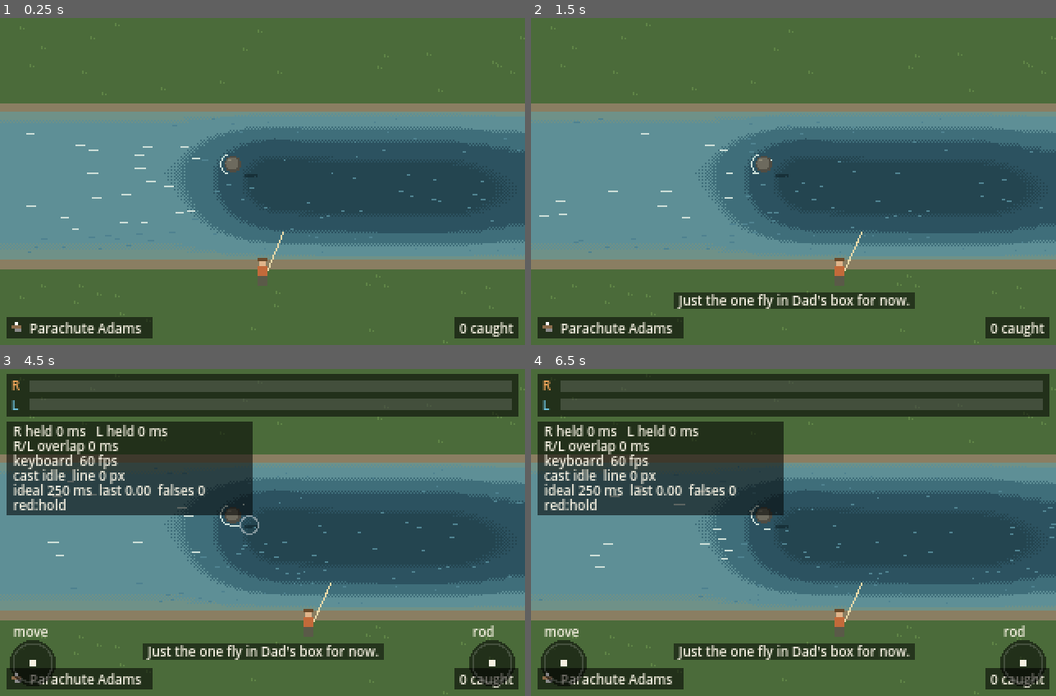
Above: before the commit, frames 1-4 (two rows, left to right).
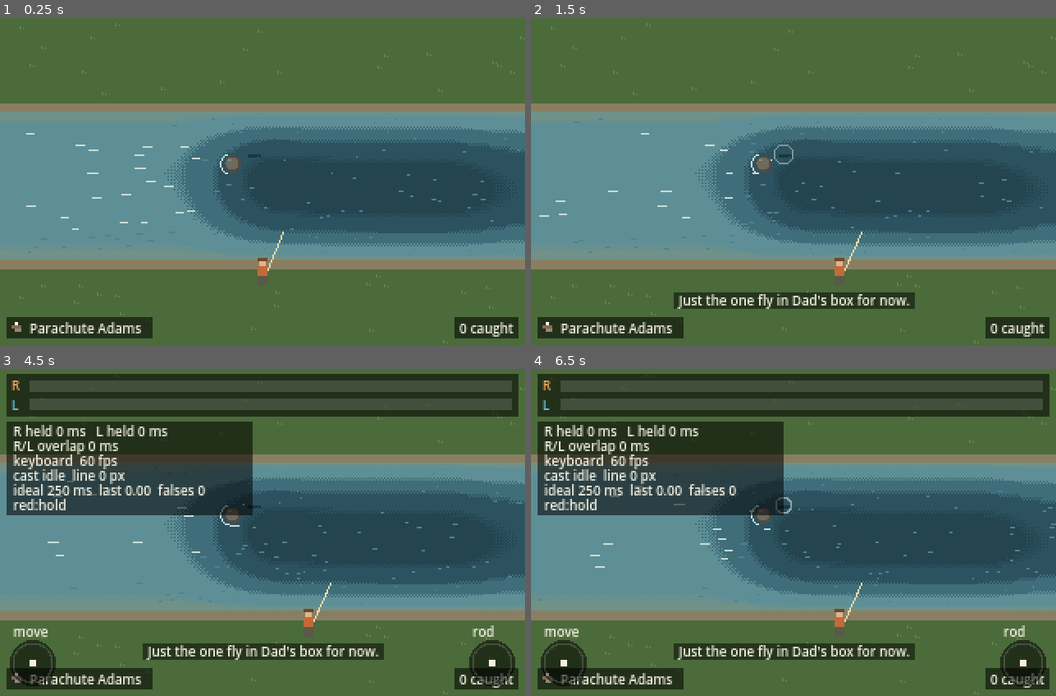
Above: after the commit, the same moments.

Repository: travernorm/Lodge
Game: Godot game, scene res://scenes/main.tscn
The game is run twice, just before and just after one commit, with the same random seed, the same clock (stepped at 60 frames per second) and the same inputs.
Inputs (mouse positions are in pixels of both pictures, inside the frame that each line leads up to):
- Up to frame 1 (0.25 s): no input
- Up to frame 2 (1.5 s): move the mouse to (909, 165) at 0.52 s; hold D (move_right) 0.53-1.25 s; tap F (change_fly) at 0.6 s; click (909, 165) at 0.67 s; drag from (688, 197) to (767, 246) at 1.27 s
- Up to frame 3 (4.5 s): move the mouse to (315, 460) at 2.02 s; hold D (move_right) 2.03-2.75 s; tap F (change_fly) at 2.1, 3.6 s; drag from (236, 597) to (105, 483) at 2.77 s; move the mouse to (420, 581) at 3.52 s; hold A (move_left) 3.53-4.25 s; tap F1 (toggle_debug) at 4.15 s; drag from (105, 483) to (183, 450) at 4.27 s
- Up to frame 4 (6.5 s): move the mouse to (819, 532) at 5.02 s; hold Backspace (back) 5.03-5.75 s; tap F (change_fly) at 5.1 s; click (819, 532) at 5.17 s; drag from (714, 450) to (688, 548) at 5.77 s

The runs differ from the first frame. In frame 1, less than 0.1% of the frame differs, in the area x 46-50%, y 41-49%; in frame 2, less than 0.1%, in the area x 46-50%, y 38-49%; in frame 3, less than 0.1%; in frame 4, less than 0.1%.

Commit message:
Trout pick their lie from the river field
Fish now hold in a cell of the river's lie map inside their species area,
weighted toward the best lies, and fall back to any spot in the area when
there is no good water. The redband now sits in the boulder pocket at the
pool head. The read-the-water view rings where each trout is holding.

Co-Authored-By: Claude Opus 5.5 <noreply@anthropic.com>
Claude-Session: https://claude.ai/code/session_011A7L2oiHgVY4F9fXAin49G

Diff:
--- a/data/fish/redband.tres
+++ b/data/fish/redband.tres
@@ -6,7 +6,7 @@
 script = ExtResource("1_species")
 id = &"redband"
 display_name = "Redband Rainbow"
-description = "The desert-side rainbow of Eastern Oregon. Holds in the middle of the pool and sips mayflies off the top."
+description = "The desert-side rainbow of Eastern Oregon. Holds in the slack water behind the boulder at the head of the pool, darting out to sip mayflies drifting down the seams."
 color = Color(0.3, 0.34, 0.3, 1)
 lie_area = Rect2(150, 74, 50, 24)
 preferred_flies = PackedStringArray("parachute_adams")
--- a/scripts/debug_overlay.gd
+++ b/scripts/debug_overlay.gd
@@ -10,7 +10,8 @@
 ##
 ## Read-the-water view draws the river field the fly drifts on: current arrows
 ## (longer and whiter is faster), the thalweg (deepest, fastest line), seams
-## (where the speed changes sharply) and green cells where a trout would hold.
+## (where the speed changes sharply), green cells where a trout would hold, and
+## a white ring where each trout is actually holding.
 
 const HISTORY_SECONDS := 2.0
 const FONT_SIZE := 8
@@ -188,10 +189,15 @@
 			x += ARROW_GRID
 		y += ARROW_GRID
 
+	# Where each trout is holding.
+	var fishing := get_tree().get_first_node_in_group(&"fishing")
+	if fishing != null:
+		for f in fishing.fish:
+			draw_arc(f.lie, 3.5, 0.0, TAU, 12, COL_FAST, 1.0)
+
 	# Key, and what the water is doing under the fly.
 	var font := ThemeDB.fallback_font
 	var fly_line := ""
-	var fishing := get_tree().get_first_node_in_group(&"fishing")
 	if fishing != null and fishing.phase == 1:  # drifting
 		var fly: Vector2 = fishing.drift.fly
 		fly_line = "fly lane %d px/s  seam %.1f  lie %.1f" % [
--- a/scripts/fishing/fish.gd
+++ b/scripts/fishing/fish.gd
@@ -1,6 +1,10 @@
 class_name Fish
 extends RefCounted
 ## One trout holding in the stream.
+##
+## It holds where the river field says a trout would: slow, deep-enough water
+## with fast water close by (see RiverField.pick_lie()). Without a river field it
+## picks any spot in its species' lie_area.
 ##
 ## Bites are a simple roll per cast: when the fly lands, the fish works out a bite
 ## chance from how close the fly landed and how softly (see bite_chance_for()).
@@ -23,8 +27,14 @@
 const DIMPLE_EVERY := Vector2(3.0, 6.0)
 const GONE_TIME := 4.0
 
+## Only lies scoring at least this in the river field are taken.
+const MIN_LIE_SCORE := 0.4
+
 var species: FishSpecies
+## Where it holds the rest of the time.
 var lie := Vector2.ZERO
+## The river it lives in; optional.
+var river: RiverField
 ## Where to draw it. Moves to the fly during a rise.
 var pos := Vector2.ZERO
 var length_in := 0.0
@@ -39,16 +49,22 @@
 var _rng: RandomNumberGenerator
 
 
-func _init(p_species: FishSpecies, rng: RandomNumberGenerator) -> void:
+func _init(p_species: FishSpecies, rng: RandomNumberGenerator, p_river: RiverField = null) -> void:
 	species = p_species
 	_rng = rng
+	river = p_river
 	respawn()
 
 
 ## Picks a new lie in its habitat, as a new fish.
 func respawn() -> void:
 	var a := species.lie_area
-	lie = Vector2(_rng.randf_range(a.position.x, a.end.x), _rng.randf_range(a.position.y, a.end.y)).floor()
+	var spot := Vector2.INF
+	if river != null:
+		spot = river.pick_lie(a, _rng, MIN_LIE_SCORE)
+	if spot == Vector2.INF:
+		spot = Vector2(_rng.randf_range(a.position.x, a.end.x), _rng.randf_range(a.position.y, a.end.y))
+	lie = spot.floor()
 	pos = lie
 	length_in = snappedf(_rng.randf_range(species.min_length_in, species.max_length_in), 0.5)
 	state = State.HOLDING
--- a/scripts/fishing/fishing_controller.gd
+++ b/scripts/fishing/fishing_controller.gd
@@ -68,8 +68,9 @@
 	_stream = get_parent() as Node2D
 	_cast = _stream.get_node(^"Cast")
 	_cast.model.landed.connect(_on_landed)
+	var river: RiverField = _stream.get(&"river")
 	for species in stocking:
-		fish.append(Fish.new(species, _rng))
+		fish.append(Fish.new(species, _rng, river))
 
 
 func current_fly() -> FlyPattern:
--- a/scripts/river/river_field.gd
+++ b/scripts/river/river_field.gd
@@ -132,6 +132,31 @@
 			if s > best.z:
 				best = Vector3(p.x, p.y, s)
 	return best
+
+
+## A lie for a trout to hold in: a random cell inside `area` scoring at least
+## `min_score`, with better lies more likely (weight = score squared). Returns
+## Vector2.INF when the area has no lie that good.
+func pick_lie(area: Rect2, rng: RandomNumberGenerator, min_score := 0.4) -> Vector2:
+	var cells: Array[Vector2] = []
+	var weights := PackedFloat32Array()
+	var total := 0.0
+	for j in rows:
+		for i in cols:
+			var p := cell_pos(i, j)
+			var s := lie[j * cols + i]
+			if s >= min_score and area.has_point(p) and is_water(p):
+				cells.append(p)
+				weights.append(s * s)
+				total += s * s
+	if cells.is_empty():
+		return Vector2.INF
+	var roll := rng.randf() * total
+	for k in cells.size():
+		roll -= weights[k]
+		if roll <= 0.0:
+			return cells[k]
+	return cells[-1]
 
 
 func cell_pos(i: int, j: int) -> Vector2:
--- a/tests/fishing_test.gd
+++ b/tests/fishing_test.gd
@@ -27,6 +27,7 @@
 	_test_bite_becomes_a_take()
 	_test_picking_up_cancels_a_bite()
 	_test_dimples_show_where_the_fish_is()
+	_test_fish_hold_in_good_lies()
 	_test_set_timing()
 	_test_full_pressure_snaps_a_strong_fish()
 	_test_no_pressure_throws_hook()
@@ -278,6 +279,25 @@
 	return FightModel.Result.FIGHTING
 
 
+func _test_fish_hold_in_good_lies() -> void:
+	var main: Node = (load("res://scenes/main.tscn") as PackedScene).instantiate()
+	var river: RiverField = main.river
+	var worst := 1.0
+	var outside := 0
+	for i in 40:
+		var f := Fish.new(_redband, _rng, river)
+		worst = minf(worst, river.lie_at(f.lie))
+		if not _redband.lie_area.grow(1.0).has_point(f.lie) or not river.is_water(f.lie):
+			outside += 1
+	_check(worst >= Fish.MIN_LIE_SCORE * 0.8, "lies: the redband only holds in good water (worst lie %.2f)" % worst)
+	_check(outside == 0, "lies: always in its own area and never in the rock (%d strays)" % outside)
+	var nowhere := _redband.duplicate() as FishSpecies
+	nowhere.lie_area = Rect2(10, 140, 20, 6)  # ankle-deep edge water, no lies
+	var f := Fish.new(nowhere, _rng, river)
+	_check(nowhere.lie_area.grow(1.0).has_point(f.lie), "lies: with no good water it still stays in its area")
+	main.free()
+
+
 func _check(ok: bool, label: String) -> void:
 	if ok:
 		print("  ok    ", label)
Binary file changed: docs/screenshots/read-the-water.png
